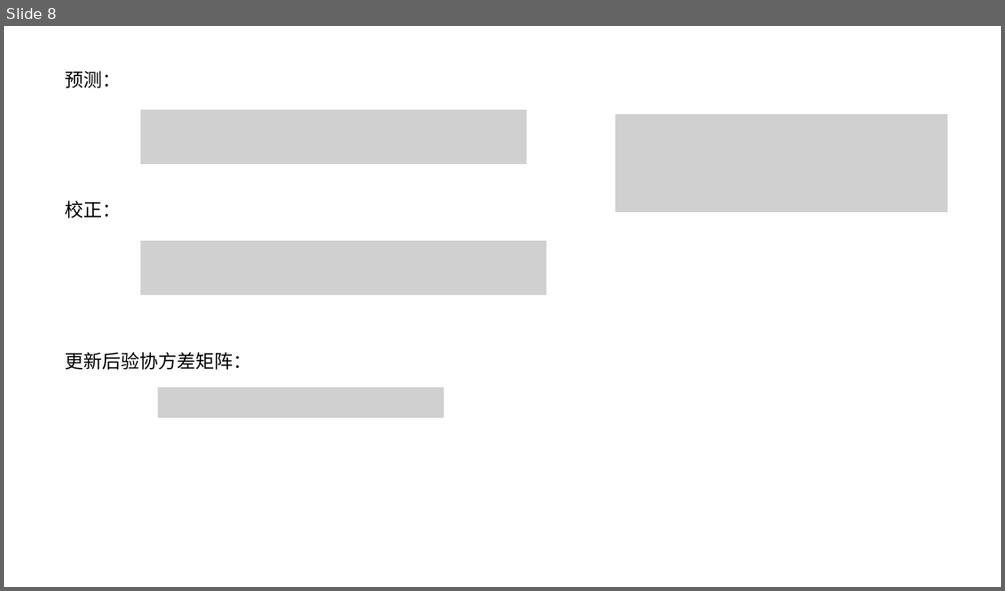
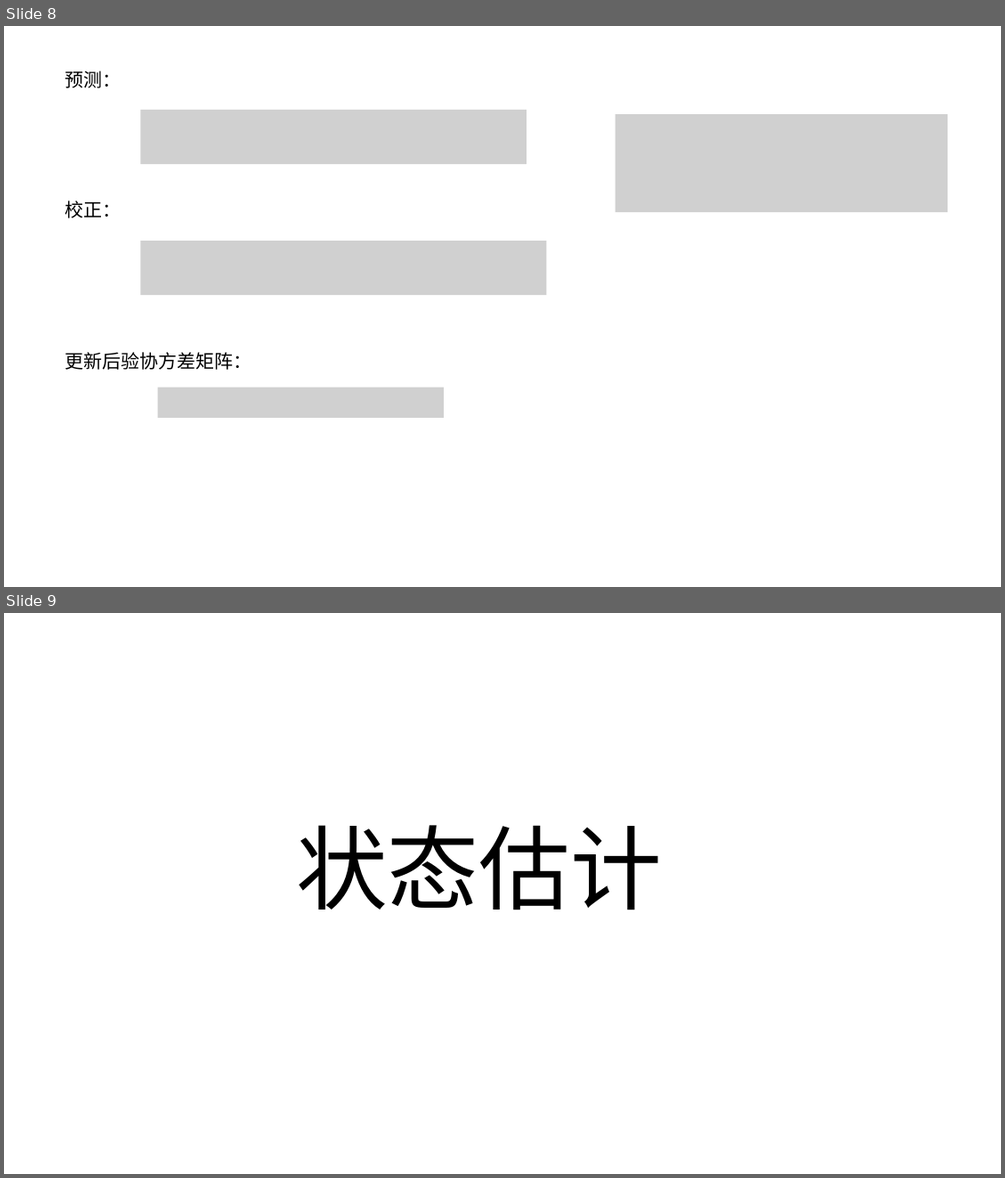
Before and after one commit to Astronute/filter_utils, a slide deck: 滤波.pptx. Shown one above the other, each under a label of ours: slide 8 before the commit, slides 8 and 9 after it. The pictures are 1005x591 and 1005x1178 pixels, drawn with LibreOffice and Linux fonts; fonts in the diff are those of the drawing; grey boxes stand for pictures. Boxes give left, top, right and bottom in pixels: in the first picture for what was removed or moved away, otherwise in the second. Text is boxed around its words. In the diff, an @@ line names an element or a change of style, - is before the commit and + after.

Commit message:
# 增加状态估计矩阵

```diff
--- a/滤波.pptx
+++ b/滤波.pptx
@@ slide 9 added at (4,613,1001,1174), background #FFFFFF @@
@@ text added at (296,825,662,910), 88 pt, text #000000 @@
+状态估计
```
Also in this commit, not shown: 5 other slides added, 3 other files.
